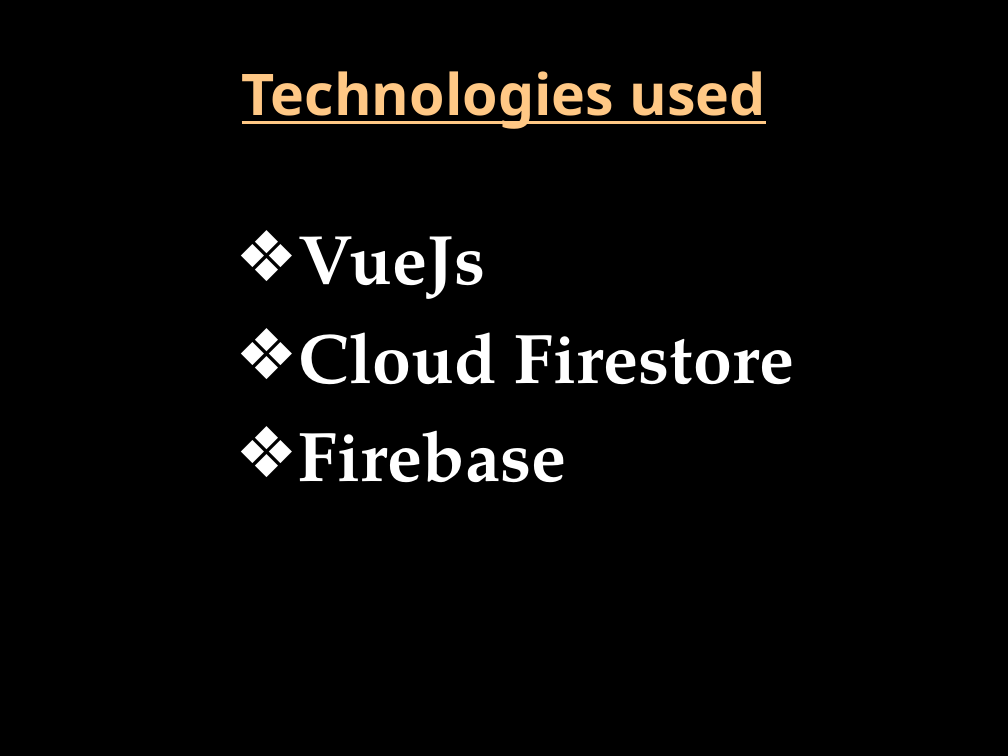
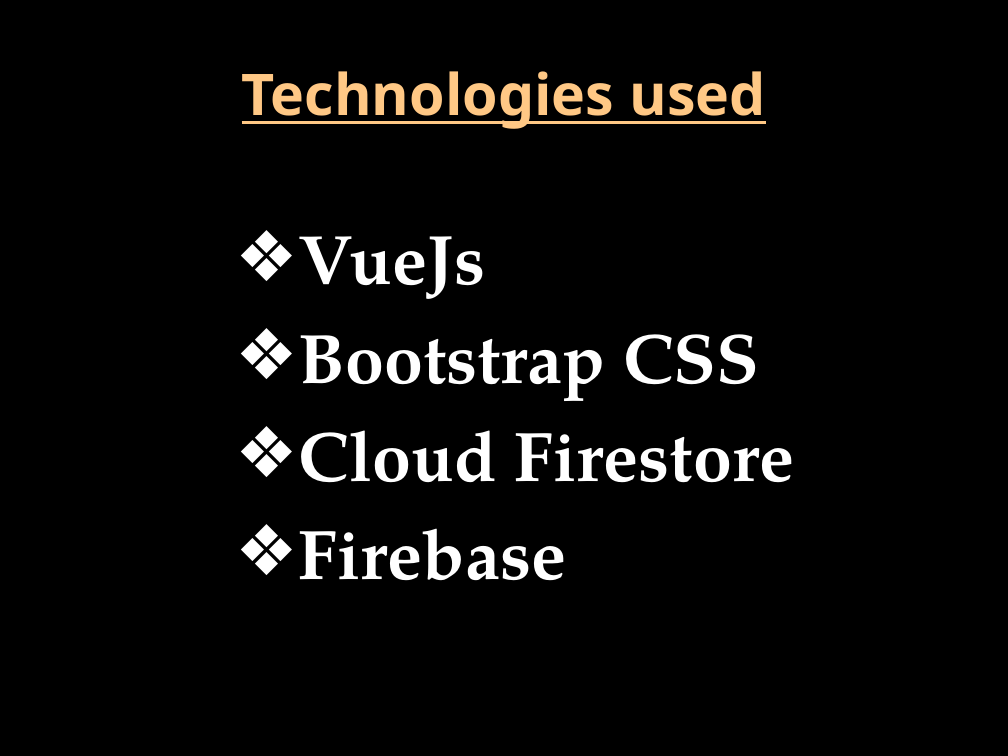
Before and after one commit to kazmanbanj/LearnNow, a slide deck: slide 3 of Proposal/LearnNow-Proposal.pptx. Drawn at 1008x756 pixels with LibreOffice and Linux fonts; fonts in the diff are those of the drawing; background and template pictures are left out. Boxes give left, top, right and bottom in pixels: in the first picture for what was removed or moved away, otherwise in the second. Text is boxed around its words. In the diff, an @@ line names an element or a change of style, - is before the commit and + after.

Commit message:
maintainance check

```diff
--- a/Proposal/LearnNow-Proposal.pptx
+++ b/Proposal/LearnNow-Proposal.pptx
@@ text at (299, 334, 759, 401): paragraph added @@
+        ❖ Bootstrap CSS
```
